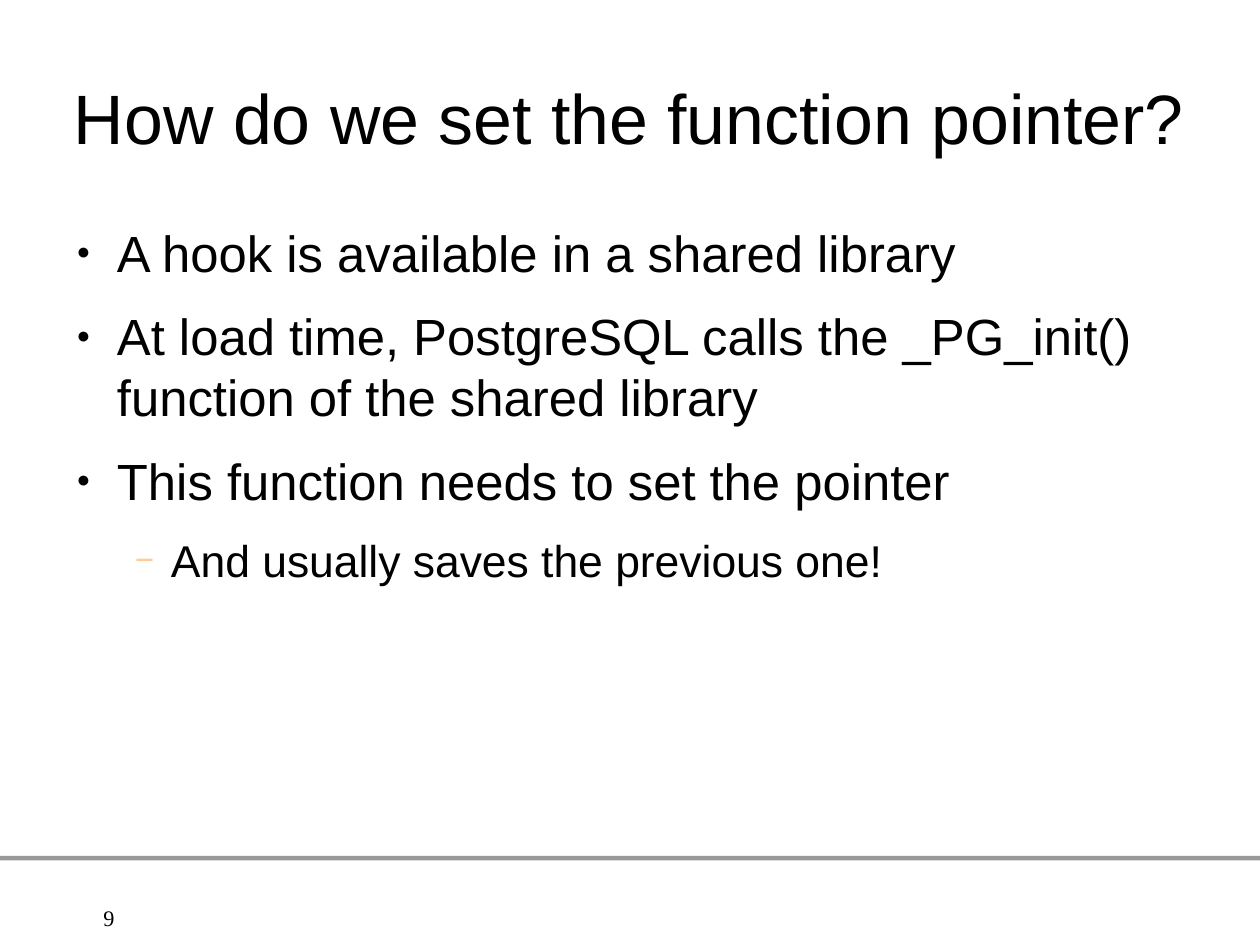
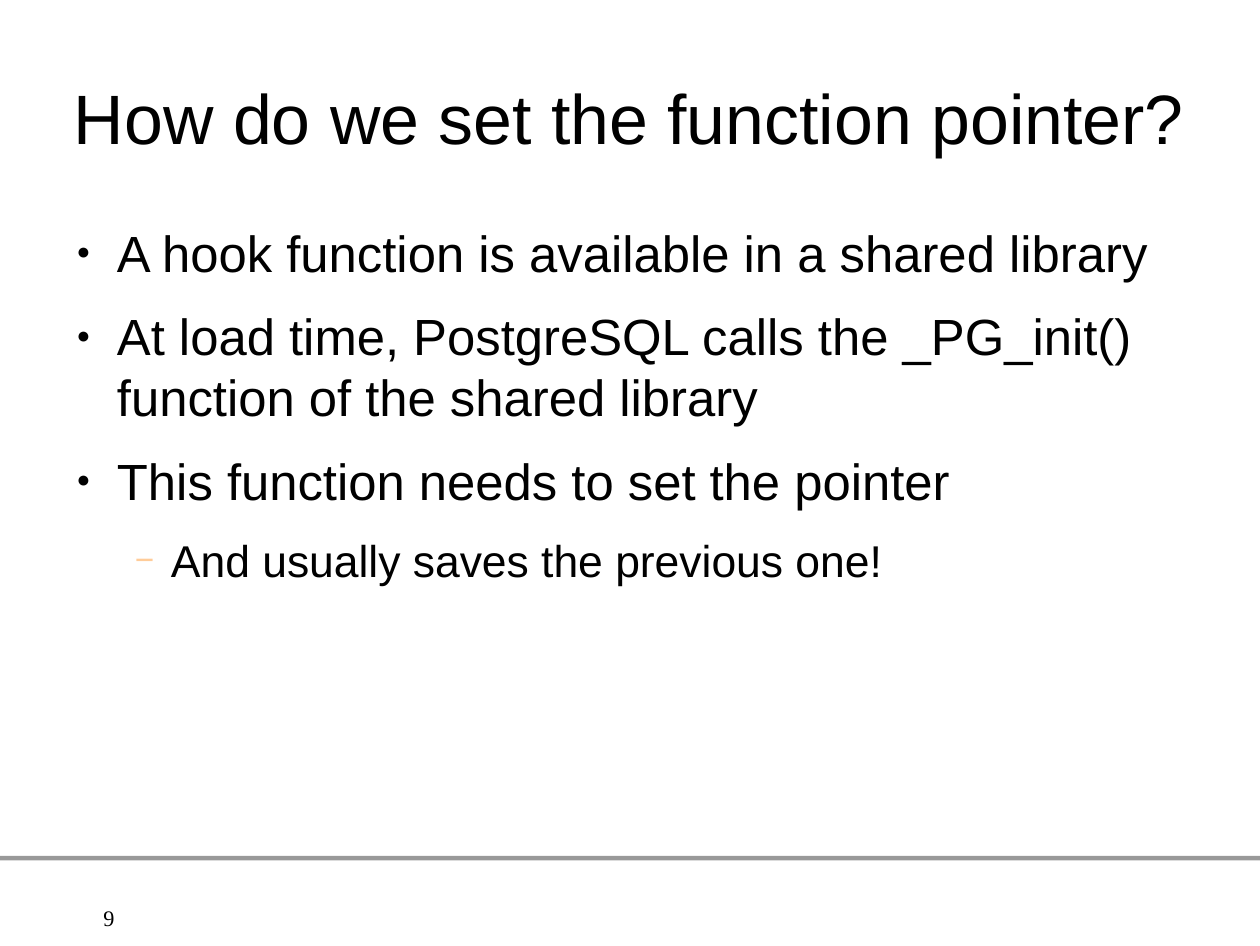
Before and after one commit to gleu/Hooks-in-PostgreSQL, a slide deck: slide 9 of hooks_in_postgresql.odp. Drawn at 1260x946 pixels with LibreOffice and Linux fonts; fonts in the diff are those of the drawing; background and template pictures are left out. Boxes give left, top, right and bottom in pixels: in the first picture for what was removed or moved away, otherwise in the second. Text is boxed around its words. In the diff, an @@ line names an element or a change of style, - is before the commit and + after.

```diff
--- a/hooks_in_postgresql.odp
+++ b/hooks_in_postgresql.odp
@@ text at bbox=[117, 235, 1147, 282]: text changed @@
-● A hook is available in a shared library
+● A hook function is available in a shared library
```
Also in this commit, not shown: 3 other slides changed.
